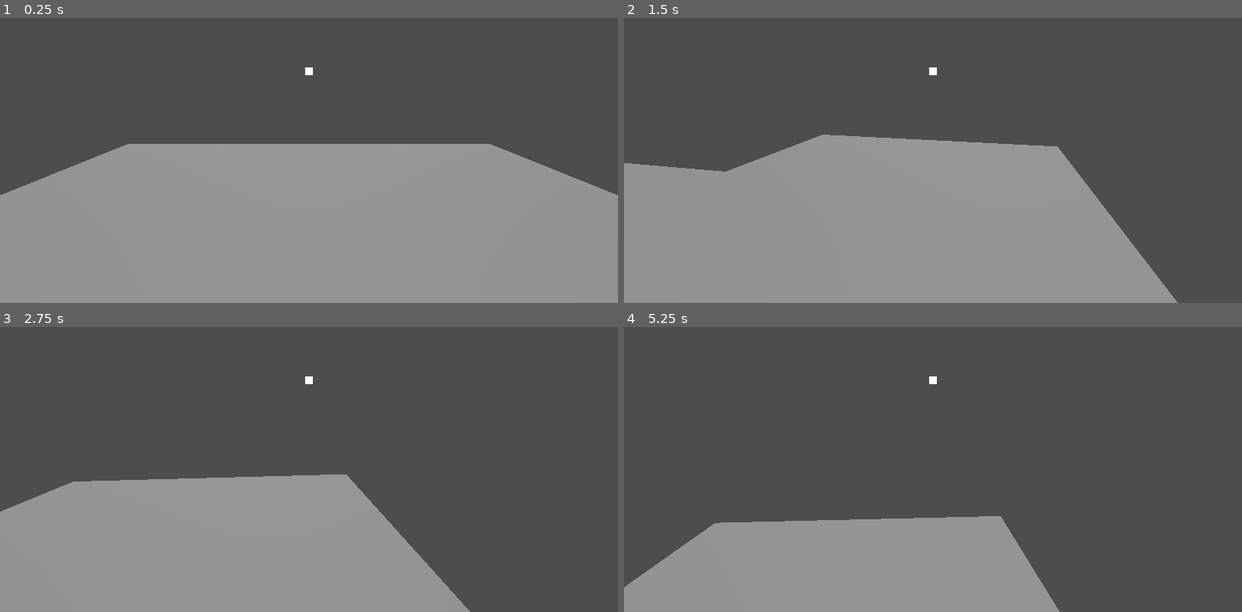
Above: before the commit, frames 1-4 (two rows, left to right).
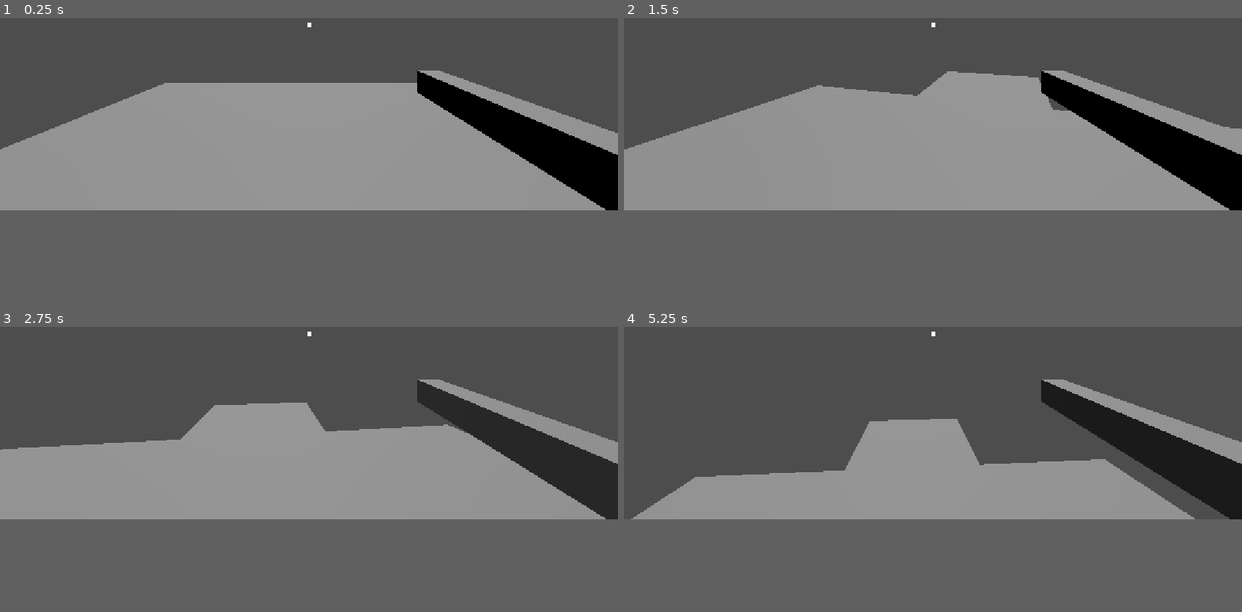
Above: after the commit, the same moments.

Repository: homexhome/Ludum2025
Game: Godot game, scene res://scenes/tiles/level.tscn
The game is run twice, just before and just after one commit, with the same random seed, the same clock (stepped at 60 frames per second) and the same inputs.
Inputs (mouse positions are in pixels of both pictures, inside the frame that each line leads up to):
- Up to frame 1 (0.25 s): no input
- Up to frame 2 (1.5 s): tap Enter (ui_accept) at 0.5, 0.77, 1.25 s; move the mouse to (1068, 49) at 0.52 s; press the mouse at (1068, 49) at 0.53 s; hold D (right) 0.53-1.28 s; move the mouse to (902, 72) at 1.27 s; release the mouse at (902, 72) at 1.28 s; hold W (forward) from 1.28 s (still down); click (902, 72) at 1.35 s
- Up to frame 3 (2.75 s): keep holding W (forward); tap Enter (ui_accept) at 1.52 s; move the mouse to (321, 372) at 2.02 s; press the mouse at (321, 372) at 2.03 s
- Up to frame 4 (5.25 s): keep holding W (forward); move the mouse to (926, 386) at 2.77 s; release the mouse at (926, 386) at 2.78 s; click (926, 386) at 2.85 s; tap Enter (ui_accept) at 3.02, 3.77, 4.52 s; move the mouse to (976, 386) at 3.52 s; press the mouse at (976, 386) at 3.53 s; move the mouse to (883, 375) at 4.27 s; release the mouse at (883, 375) at 4.28 s; click (883, 375) at 4.35 s; move the mouse to (939, 381) at 5.02 s; press the mouse at (939, 381) at 5.03 s
In our replay, the window is 800x600 before the commit and 800x480 after it. These sizes can differ from the game's own. Grey fills any space a smaller window leaves; there, only what the larger window draws over its background counts as a difference.

The runs differ from the first frame. In frame 1, 21% of the frame differs, in the area x 0-100%, y 1-68%; in frame 2, 29%; in frame 3, 36%; in frame 4, 43%, in the area x 0-100%, y 1-100%.

Commit message:
Update to player

Diff:
--- a/project.godot
+++ b/project.godot
@@ -21,8 +21,8 @@
 
 [display]
 
-window/size/viewport_width=800
-window/size/viewport_height=600
+window/size/viewport_width=1200
+window/size/viewport_height=720
 window/size/resizable=false
 window/stretch/mode="canvas_items"
 window/vsync/vsync_mode=0
--- /dev/null
+++ b/scenes/health.tscn
@@ -0,0 +1,6 @@
+[gd_scene load_steps=2 format=3 uid="uid://bvihxw1rs6ges"]
+
+[ext_resource type="Script" uid="uid://b6wbswryy17gh" path="res://scripts/health.gd" id="1_5e2k1"]
+
+[node name="Area3D" type="Area3D"]
+script = ExtResource("1_5e2k1")
--- a/scenes/player.tscn
+++ b/scenes/player.tscn
@@ -1,21 +1,17 @@
-[gd_scene load_steps=6 format=3 uid="uid://b0wqe48ctiv16"]
+[gd_scene load_steps=8 format=3 uid="uid://b0wqe48ctiv16"]
 
 [ext_resource type="Script" uid="uid://c2x87b7s57ykp" path="res://scripts/player_movement_controller.gd" id="1_3vyb7"]
+[ext_resource type="Script" uid="uid://c7r5f43wpq8f7" path="res://scripts/player.gd" id="1_qlg0r"]
 [ext_resource type="Script" uid="uid://gnlknj32j6df" path="res://scripts/camera_3d.gd" id="2_g2els"]
-
-[sub_resource type="GDScript" id="GDScript_g2els"]
-script/source = "extends CharacterBody3D
-
-func _ready() -> void:
-	Session.set_player(self)
-"
+[ext_resource type="PackedScene" uid="uid://dx6320js5byu1" path="res://scenes/weapon.tscn" id="3_qhqgy"]
+[ext_resource type="Script" uid="uid://sk8fglw1qtcm" path="res://scripts/shooting_controller.gd" id="4_dqkch"]
 
 [sub_resource type="CapsuleShape3D" id="CapsuleShape3D_u8vuu"]
 
 [sub_resource type="CapsuleMesh" id="CapsuleMesh_g2els"]
 
 [node name="Player" type="CharacterBody3D"]
-script = SubResource("GDScript_g2els")
+script = ExtResource("1_qlg0r")
 
 [node name="CollisionShape3D" type="CollisionShape3D" parent="."]
 transform = Transform3D(1, 0, 0, 0, 1, 0, 0, 0, 1, 0, 1, 0)
@@ -43,6 +39,13 @@
 grow_horizontal = 2
 grow_vertical = 2
 
+[node name="Weapon" parent="Camera3D" instance=ExtResource("3_qhqgy")]
+transform = Transform3D(1, 0, 0, 0, 1, 0, 0, 0, 1, 0.546504, -0.259089, -0.384221)
+
 [node name="MeshInstance3D" type="MeshInstance3D" parent="."]
 transform = Transform3D(1, 0, 0, 0, 1, 0, 0, 0, 1, 0, 1, 0)
 mesh = SubResource("CapsuleMesh_g2els")
+
+[node name="ShootingController" type="Node3D" parent="." node_paths=PackedStringArray("camera")]
+script = ExtResource("4_dqkch")
+camera = NodePath("../Camera3D")
--- /dev/null
+++ b/scenes/weapon.tscn
@@ -0,0 +1,23 @@
+[gd_scene load_steps=5 format=3 uid="uid://dx6320js5byu1"]
+
+[ext_resource type="Script" uid="uid://dau251exialbd" path="res://scripts/weapon.gd" id="1_uxn4k"]
+[ext_resource type="Script" uid="uid://cqcn353up7djs" path="res://scripts/weapon_resource.gd" id="2_bmw2d"]
+
+[sub_resource type="Resource" id="Resource_8fp1k"]
+script = ExtResource("2_bmw2d")
+damage = 10.0
+time_between_shots = 0.3
+metadata/_custom_type_script = "uid://cqcn353up7djs"
+
+[sub_resource type="BoxMesh" id="BoxMesh_uxn4k"]
+size = Vector3(0.1, 0.1, 1.45)
+
+[node name="Weapon" type="Node3D" node_paths=PackedStringArray("animation_player")]
+script = ExtResource("1_uxn4k")
+weapon_resource = SubResource("Resource_8fp1k")
+animation_player = NodePath("AnimationPlayer")
+
+[node name="AnimationPlayer" type="AnimationPlayer" parent="."]
+
+[node name="MeshInstance3D" type="MeshInstance3D" parent="."]
+mesh = SubResource("BoxMesh_uxn4k")
--- /dev/null
+++ b/scripts/health.gd
@@ -0,0 +1,30 @@
+extends Area3D
+
+var max_health : float = 30
+var current_health : float = 30
+
+@export var damaged_particle : PackedScene
+
+signal dead
+
+
+func _ready() -> void:
+	max_health = get_parent().entity_resource.max_health
+	current_health = max_health
+
+func take_damage(damage : float, hit_position : Vector3):
+	if !is_alive(): return
+	current_health -= damage
+
+	if damaged_particle != null:
+		var particle : GPUParticles3D = damaged_particle.instantiate()
+		add_child(particle)
+		particle.global_position = hit_position
+		particle.set_emitting(true)
+
+	if !is_alive():
+		print(get_parent(), " died!")
+		dead.emit()
+
+func is_alive():
+	return current_health > 0
--- /dev/null
+++ b/scripts/player.gd
@@ -0,0 +1,7 @@
+class_name Player
+extends CharacterBody3D
+
+var current_weapon : Weapon
+
+func _ready() -> void:
+	Session.set_player(self)
--- /dev/null
+++ b/scripts/shooting_controller.gd
@@ -0,0 +1,19 @@
+extends Node3D
+
+@export var camera : Camera3D
+@onready var player : Player = get_parent()
+
+func _process(delta: float) -> void:
+	if player.current_weapon == null: return
+
+	if player.current_weapon._time_between_shots == 0.0 and Input.is_action_pressed("attack"):
+		player.current_weapon.attack()
+
+		var query = PhysicsRayQueryParameters3D.create(camera.global_position, camera.global_position - camera.global_transform.basis.z * 100 ,3,[player.get_rid()])
+		query.collide_with_areas = true
+		var space_state = get_world_3d().direct_space_state
+		var result = space_state.intersect_ray(query)
+		if result.has("position"):
+			var collider = result["collider"]
+			if collider.has_method("take_damage"):
+				collider.take_damage(player.current_weapon.weapon_resource.damage, result["position"])
--- /dev/null
+++ b/scripts/weapon.gd
@@ -0,0 +1,39 @@
+extends Node3D
+class_name Weapon
+
+signal shot
+signal special_shot
+
+@export var weapon_resource : WeaponResource
+var _time_between_shots : float = 0.0
+
+@export var max_ammo : int = 2
+var ammo : int = 0
+var reloading : bool = false
+
+@export var animation_player : AnimationPlayer
+
+func _ready() -> void:
+	ammo = max_ammo
+	while Session.get_player() == null:
+		await get_tree().process_frame
+	Session.get_player().current_weapon = self
+
+func _process(delta: float) -> void:
+	_time_between_shots = clampf(_time_between_shots - delta, 0.0, weapon_resource.time_between_shots)
+
+func attack():
+	_time_between_shots = weapon_resource.time_between_shots
+	shot.emit()
+
+func special_attack():
+	_time_between_shots = weapon_resource.time_between_shots
+	shot.emit()
+
+func reload():
+	if reloading: return
+	reloading = true
+	animation_player.play("reload")
+	await animation_player.animation_finished
+	_time_between_shots = 0.0
+	reloading = false
--- /dev/null
+++ b/scripts/weapon_resource.gd
@@ -0,0 +1,5 @@
+class_name WeaponResource
+extends Resource
+
+@export var damage : float = 10
+@export var time_between_shots : float = 0.3
Not shown, added: scripts/health.gd.uid
Not shown, added: scripts/player.gd.uid
Not shown, added: scripts/shooting_controller.gd.uid
Not shown, added: scripts/weapon.gd.uid
Not shown, added: scripts/weapon_resource.gd.uid
